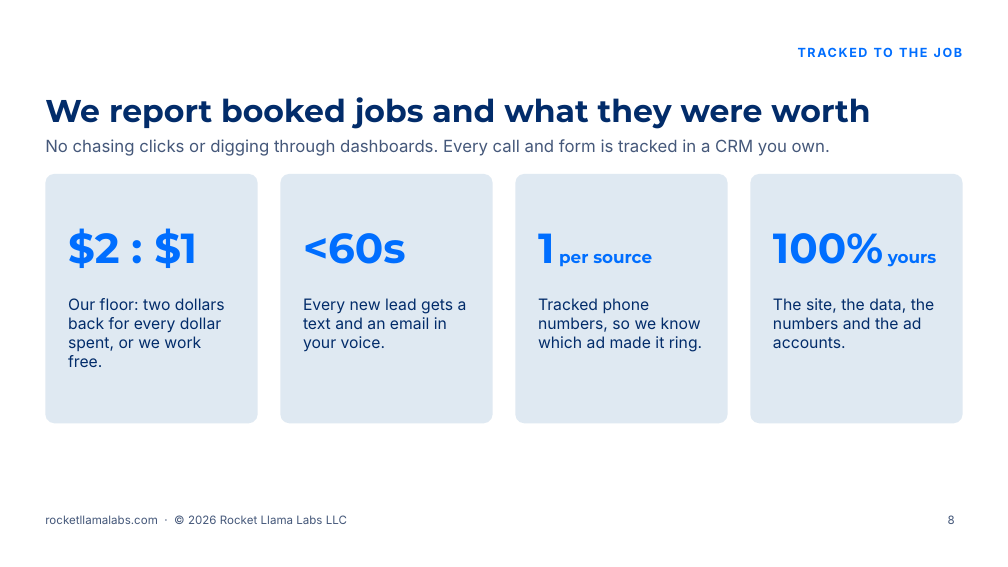
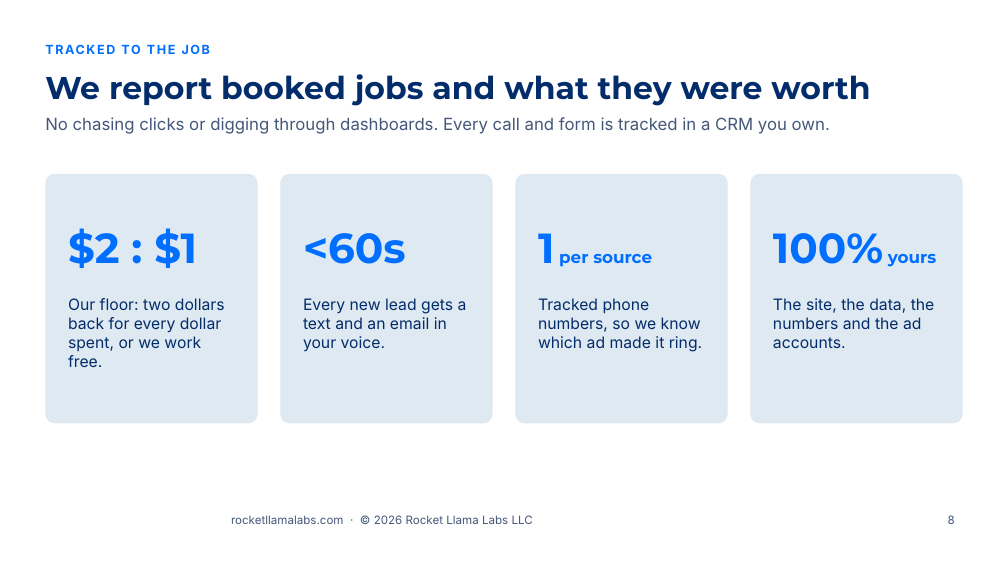
Before and after one commit to RocketLlamaLabs/rocketllama-website, a slide deck: slide 8 of public/slides/v1/rocket-llama-labs-sales-presentation-v1.pptx. Drawn at 1008x567 pixels with LibreOffice and Linux fonts; fonts in the diff are those of the drawing; background and template pictures are left out. Boxes give left, top, right and bottom in pixels: in the first picture for what was removed or moved away, otherwise in the second. Text is boxed around its words. In the diff, an @@ line names an element or a change of style, - is before the commit and + after.

```diff
--- a/public/slides/v1/rocket-llama-labs-sales-presentation-v1.pptx
+++ b/public/slides/v1/rocket-llama-labs-sales-presentation-v1.pptx
@@ text "TRACKED TO THE JOB": place and size @@
-text "TRACKED TO THE JOB" at (874,47,893,57)
+text "TRACKED TO THE JOB" at (121,44,140,54)
@@ text "TRACKED TO THE JOB" at (121,44,140,54): alignment right to left @@
@@ title "We report booked jobs and ...": place and size @@
-title "We report booked jobs and ..." at (45,97,870,129)
+title "We report booked jobs and ..." at (45,74,870,106)
@@ text "No chasing clicks or digging ...": place and size @@
-text "No chasing clicks or digging ..." at (45,139,830,156)
+text "No chasing clicks or digging ..." at (45,117,830,134)
@@ text "rocketllamalabs.com · © 2026 Rocket ...": place and size @@
-text "rocketllamalabs.com · © 2026 Rocket ..." at (45,515,347,524)
+text "rocketllamalabs.com · © 2026 Rocket ..." at (231,515,533,524)
```
Also in this commit, not shown: 11 other slides changed, 12 other files.
